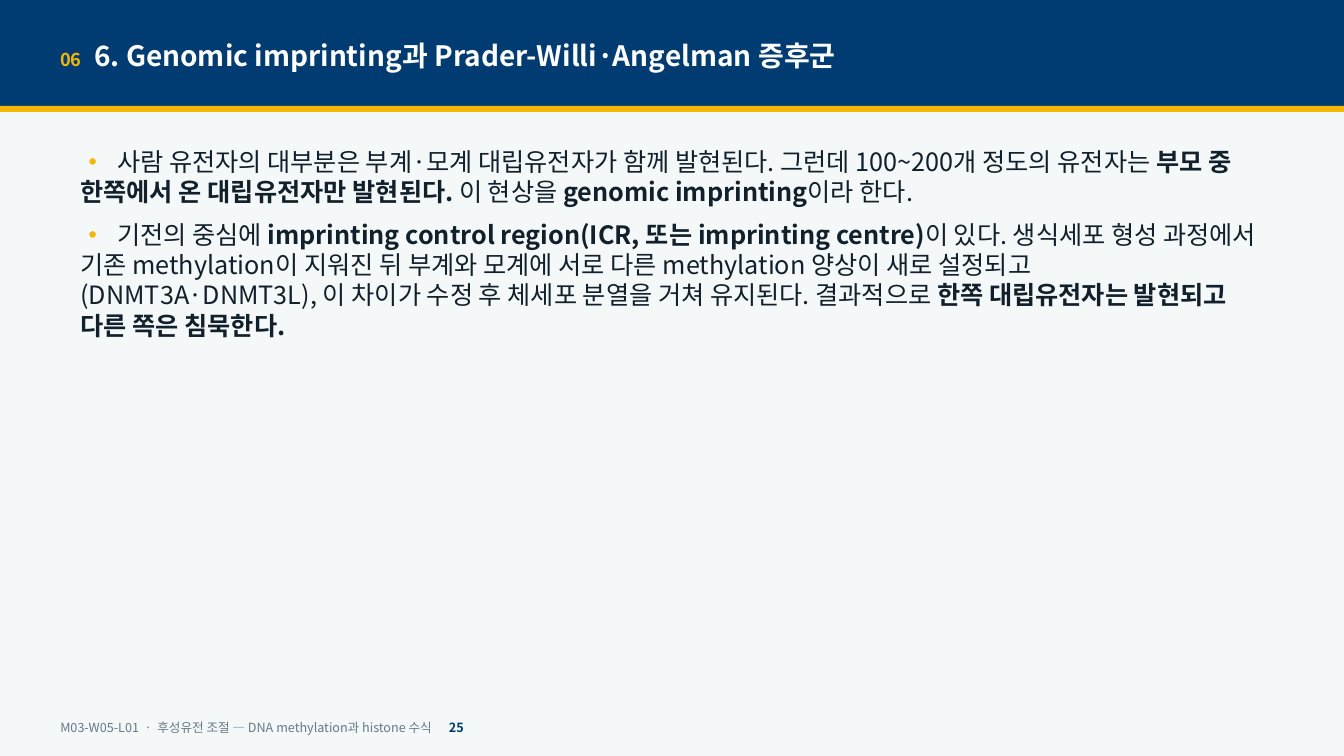
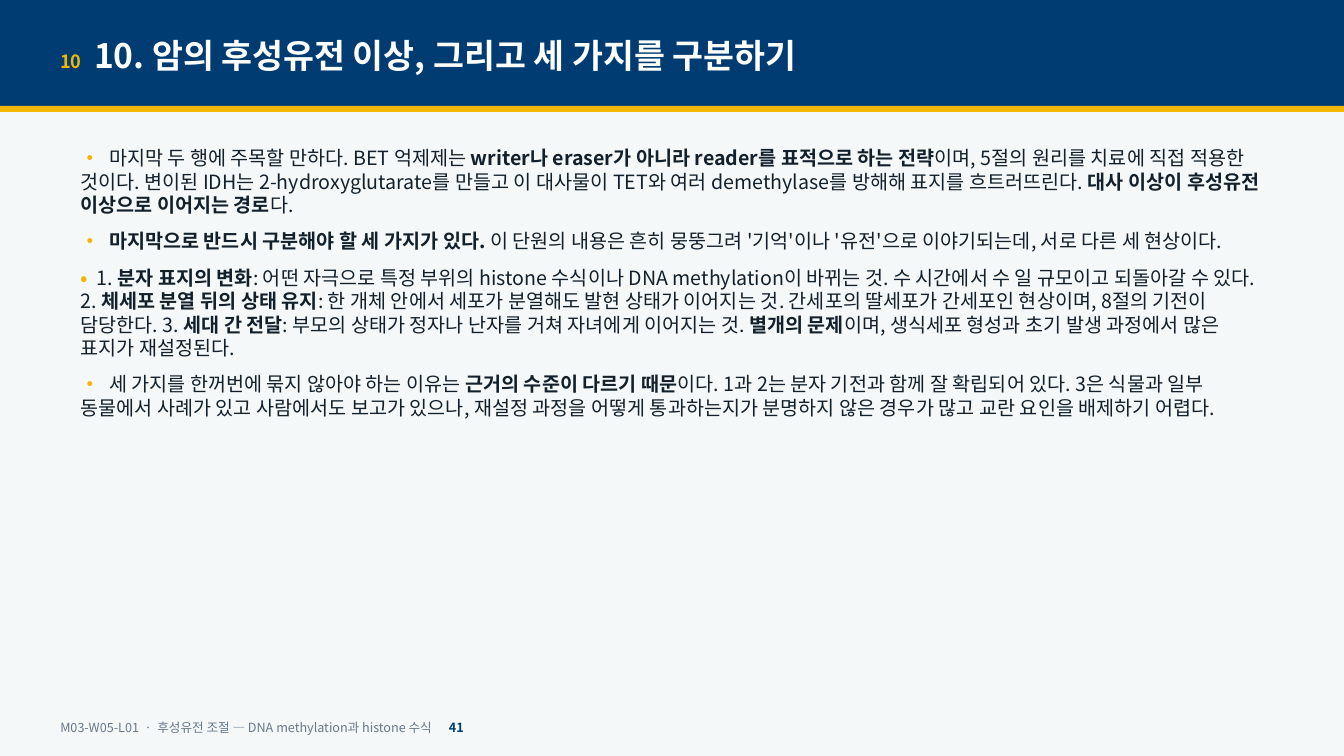
Before and after one commit to hoperiasd2/hoperiasd2.github.io, a slide deck: slide 41 of curriculum/M03/W05/L01/slides.pptx (slide 25 before the commit). Drawn at 1344x756 pixels with LibreOffice and Linux fonts; fonts in the diff are those of the drawing. Boxes give left, top, right and bottom in pixels: in the first picture for what was removed or moved away, otherwise in the second. Text is boxed around its words. In the diff, an @@ line names an element or a change of style, - is before the commit and + after.

```diff
--- a/curriculum/M03/W05/L01/slides.pptx
+++ b/curriculum/M03/W05/L01/slides.pptx
@@ text at <box>60,39,797,75</box>: text changed; size 20 to 24 pt @@
-06 6. Genomic imprinting과 Prader-Willi·Angelman 증후군
+10 10. 암의 후성유전 이상, 그리고 세 가지를 구분하기
@@ text at <box>80,148,1259,419</box>: text changed; size 18 to 14 pt @@
-• 사람 유전자의 대부분은 부계·모계 대립유전자가 함께 발현된다. 그런데 100~200개 정도의 유전자는 부모 중 한쪽에서 온 대립유전자만 발현된다. 이 현상을 genomic imprinting이라 한다.
-• 기전의 중심에 imprinting control region(ICR, 또는 imprinting centre)이 있다. 생식세포 형성 과정에서 기존 methylation이 지워진 뒤 부계와 모계에 서로 다른 methylation 양상이 새로 설정되고(DNMT3A·DNMT3L), 이 차이가 수정 후 체세포 분열을 거쳐 유지된다. 결과적으로 한쪽 대립유전자는 발현되고 다른 쪽은 침묵한다.
+• 마지막 두 행에 주목할 만하다. BET 억제제는 writer나 eraser가 아니라 reader를 표적으로 하는 전략이며, 5절의 원리를 치료에 직접 적용한 것이다. 변이된 IDH는 2-hydroxyglutarate를 만들고 이 대사물이 TET와 여러 demethylase를 방해해 표지를 흐트러뜨린다. 대사 이상이 후성유전 이상으로 이어지는 경로다.
+• 마지막으로 반드시 구분해야 할 세 가지가 있다. 이 단원의 내용은 흔히 뭉뚱그려 '기억'이나 '유전'으로 이야기되는데, 서로 다른 세 현상이다.
+• 1. 분자 표지의 변화: 어떤 자극으로 특정 부위의 histone 수식이나 DNA methylation이 바뀌는 것. 수 시간에서 수 일 규모이고 되돌아갈 수 있다. 2. 체세포 분열 뒤의 상태 유지: 한 개체 안에서 세포가 분열해도 발현 상태가 이어지는 것. 간세포의 딸세포가 간세포인 현상이며, 8절의 기전이 담당한다. 3. 세대 간 전달: 부모의 상태가 정자나 난자를 거쳐 자녀에게 이어지는 것. 별개의 문제이며, 생식세포 형성과 초기 발생 과정에서 많은 표지가 재설정된다.
+• 세 가지를 한꺼번에 묶지 않아야 하는 이유는 근거의 수준이 다르기 때문이다. 1과 2는 분자 기전과 함께 잘 확립되어 있다. 3은 식물과 일부 동물에서 사례가 있고 사람에서도 보고가 있으나, 재설정 과정을 어떻게 통과하는지가 분명하지 않은 경우가 많고 교란 요인을 배제하기 어렵다.
@@ text at <box>60,721,464,735</box>: text changed @@
-M03-W05-L01 · 후성유전 조절 — DNA methylation과 histone 수식 25
+M03-W05-L01 · 후성유전 조절 — DNA methylation과 histone 수식 41
```
Also in this commit, not shown: 42 other slides changed, 8 slides added, 5 slides removed, 17 other files.
